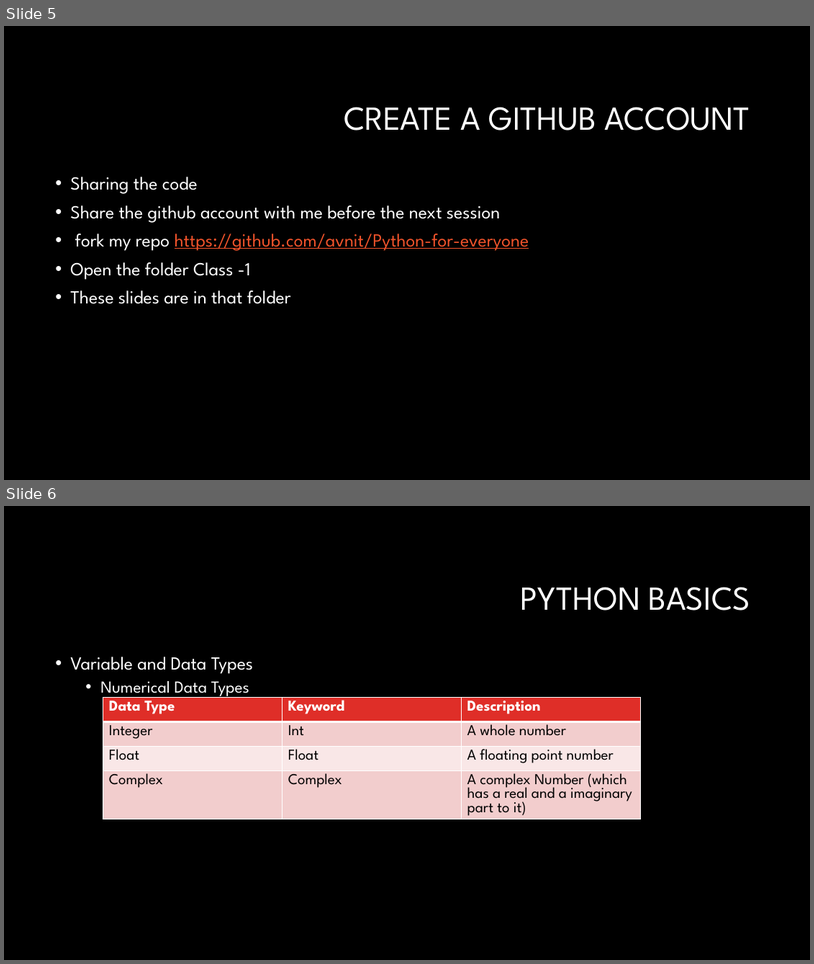
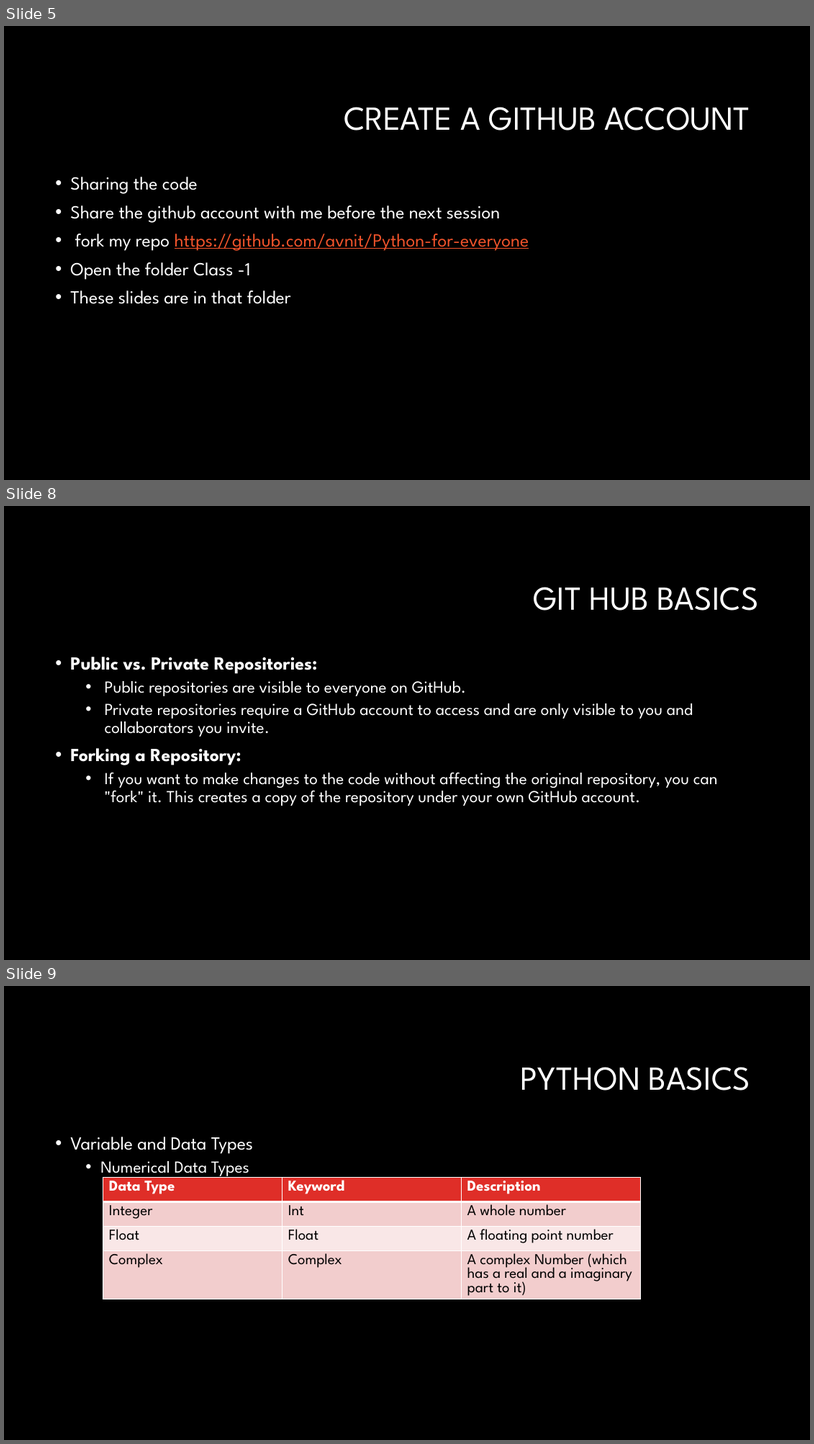
Before and after one commit to LuyangYin1/Python-for-everyone, a slide deck: Class-1/Python For Everyone.pptx. Shown one above the other, each under a label of ours: slides 5 and 6 before the commit, slides 5, 8 and 9 after it; the slides between them are not shown. The pictures are 814x964 and 814x1444 pixels, drawn with LibreOffice and Linux fonts; fonts in the diff are those of the drawing; background and template pictures are left out. Boxes give left, top, right and bottom in pixels: in the first picture for what was removed or moved away, otherwise in the second. Text is boxed around its words. In the diff, an @@ line names an element or a change of style, - is before the commit and + after.

```diff
--- a/Class-1/Python For Everyone.pptx
+++ b/Class-1/Python For Everyone.pptx
@@ slide 8 added at box(4, 506, 810, 960), background #000000 @@
@@ title added at box(533, 587, 759, 610), 40 pt, text #FFFFFF @@
+GIT HUB BASICS
@@ text added at box(70, 656, 718, 806), 20 pt, text #FFFFFF @@
+• Public vs. Private Repositories:
+  • Public repositories are visible to everyone on GitHub.
+  • Private repositories require a GitHub account to access and are only visible to you and collaborators you invite.
+• Forking a Repository:
+  • If you want to make changes to the code without affecting the original repository, you can "fork" it. This creates a copy of the repository under your own GitHub account.
@@ what was slide 6 is now slide 9 @@
```
Also in this commit, not shown: 2 other slides added.
